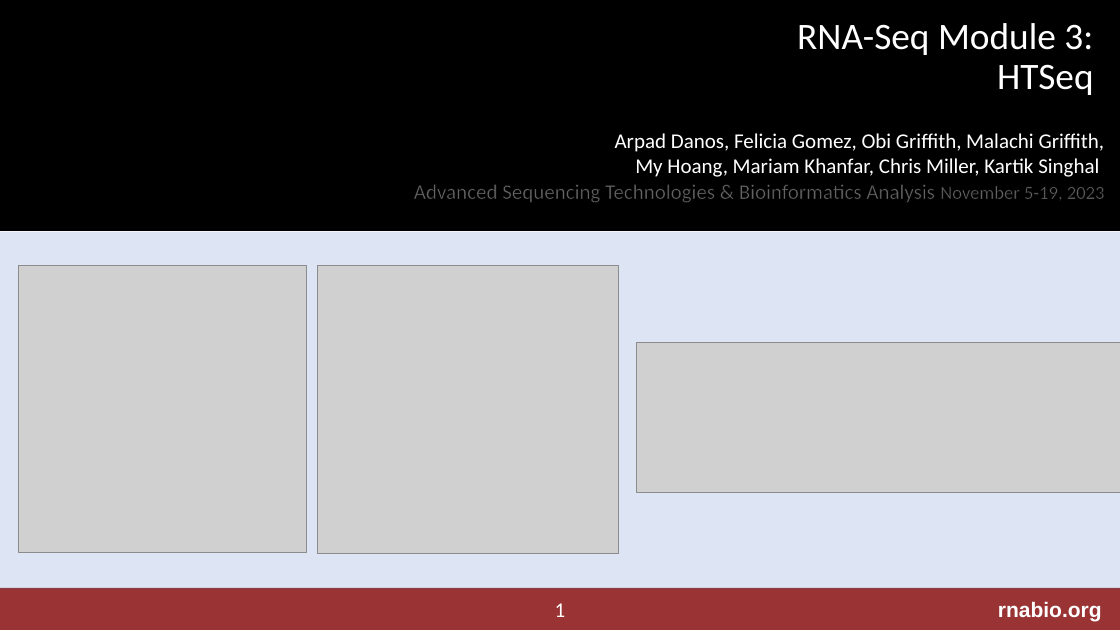
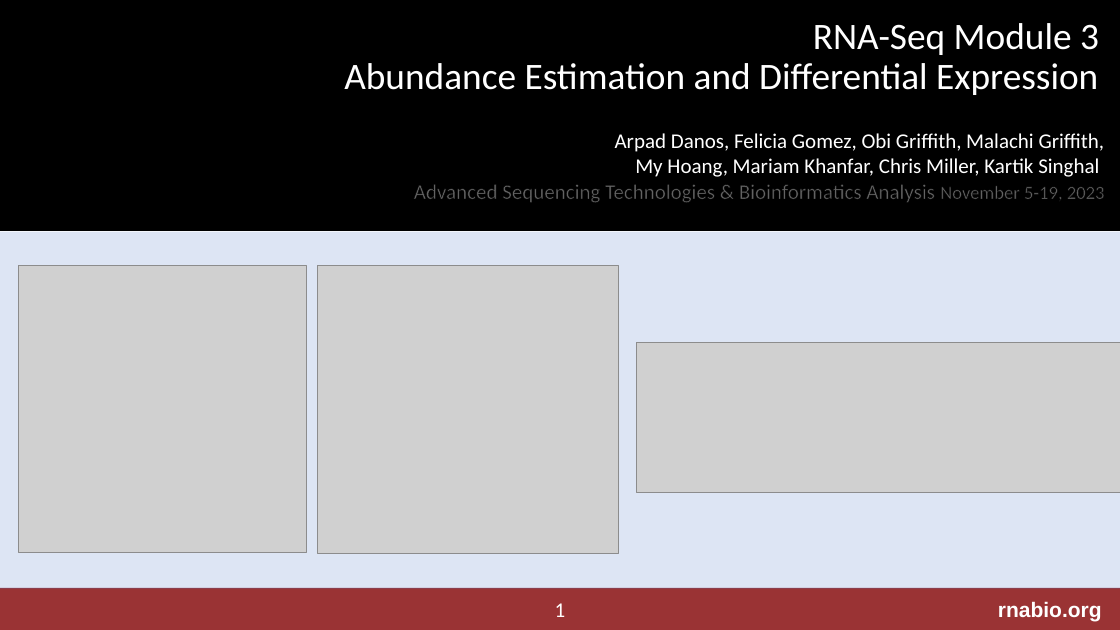
Before and after one commit to griffithlab/rnabio.org, a slide deck: slide 1 of assets/lectures/cshl/2023/mini/RNASeq_MiniLecture_03_02_HTSEQ.pptx. Drawn at 1120x630 pixels with LibreOffice and Linux fonts; fonts in the diff are those of the drawing; grey boxes stand for pictures; background and template pictures are left out. Boxes give left, top, right and bottom in pixels: in the first picture for what was removed or moved away, otherwise in the second. Text is boxed around its words. In the diff, an @@ line names an element or a change of style, - is before the commit and + after.

```diff
--- a/assets/lectures/cshl/2023/mini/RNASeq_MiniLecture_03_02_HTSEQ.pptx
+++ b/assets/lectures/cshl/2023/mini/RNASeq_MiniLecture_03_02_HTSEQ.pptx
@@ text at [344, 23, 1099, 95]: text changed @@
-RNA-Seq Module 3:
-HTSeq
+RNA-Seq Module 3
+Abundance Estimation and Differential Expression
```
Also in this commit, not shown: 7 other files.
